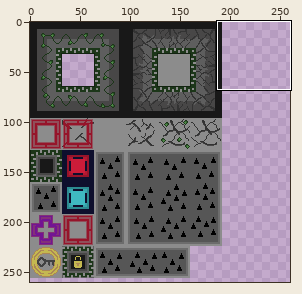
Two versions of one sprite sheet, assets/tileset.png. The picture above shows the old version from afar; the outline marks the close-up.
Close-up. First the earlier version:
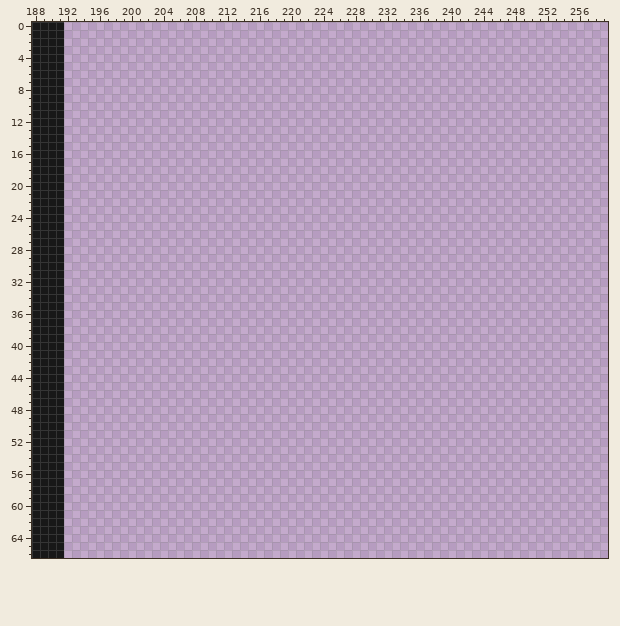
The file is 320x320 pixels. Colours within 5 levels of each other are drawn and written as one. Shown: x 188..259, y 0..66. The wide view leaves out empty margins. The commit also changed other parts of the picture, which this record leaves out.
Now the later version:
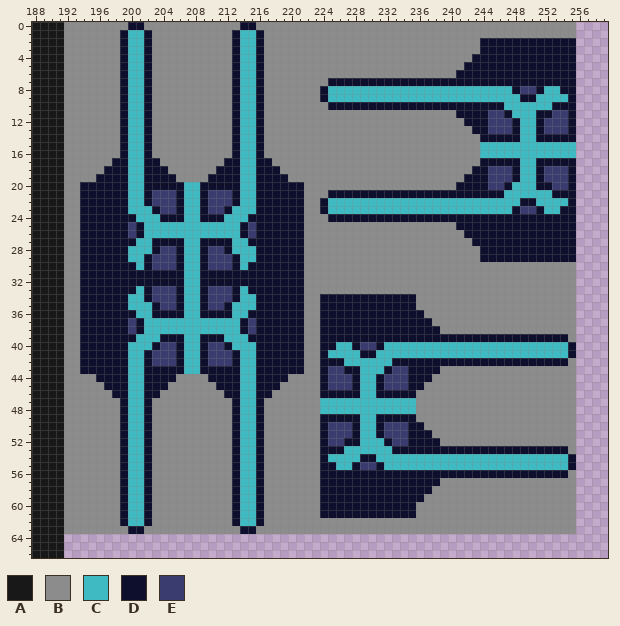
Palette (. is transparent): A #181818  B #8c8c8c  C #3fbac2  D #0e0f2d  E #3a3c70
Change:
Changed rows in their new state; - is an unchanged pixel.
first column x 192:
 0 BBBBBBBBDDBBBBBBBBBBBBDDBBBBBBBBBBBBBBBBBBBBBBBBBBBBBBBBBBBBBBBB
 1 BBBBBBBDCCDBBBBBBBBBBDCCDBBBBBBBBBBBBBBBBBBBBBBBBBBBBBBBBBBBBBBB
 2 BBBBBBBDCCDBBBBBBBBBBDCCDBBBBBBBBBBBBBBBBBBBBBBBBBBBDDDDDDDDDDDD
 3 BBBBBBBDCCDBBBBBBBBBBDCCDBBBBBBBBBBBBBBBBBBBBBBBBBBBDDDDDDDDDDDD
 4 BBBBBBBDCCDBBBBBBBBBBDCCDBBBBBBBBBBBBBBBBBBBBBBBBBBDDDDDDDDDDDDD
 5 BBBBBBBDCCDBBBBBBBBBBDCCDBBBBBBBBBBBBBBBBBBBBBBBBBDDDDDDDDDDDDDD
 6 BBBBBBBDCCDBBBBBBBBBBDCCDBBBBBBBBBBBBBBBBBBBBBBBBDDDDDDDDDDDDDDD
 7 BBBBBBBDCCDBBBBBBBBBBDCCDBBBBBBBBDDDDDDDDDDDDDDDDDDDDDDDDDDDDDDD
 8 BBBBBBBDCCDBBBBBBBBBBDCCDBBBBBBBDCCCCCCCCCCCCCCCCCCCCCCCDEEDCCDD
 9 BBBBBBBDCCDBBBBBBBBBBDCCDBBBBBBBDCCCCCCCCCCCCCCCCCCCCCCCCDDCCCCD
10 BBBBBBBDCCDBBBBBBBBBBDCCDBBBBBBBBDDDDDDDDDDDDDDDDDDDDDDCCCCCCDDD
11 BBBBBBBDCCDBBBBBBBBBBDCCDBBBBBBBBBBBBBBBBBBBBBBBBDDDDEEDCCCDDEED
12 BBBBBBBDCCDBBBBBBBBBBDCCDBBBBBBBBBBBBBBBBBBBBBBBBBDDDEEEDCCDEEED
13 BBBBBBBDCCDBBBBBBBBBBDCCDBBBBBBBBBBBBBBBBBBBBBBBBBBDDEEEDCCDEEED
14 BBBBBBBDCCDBBBBBBBBBBDCCDBBBBBBBBBBBBBBBBBBBBBBBBBBBDDDDDCCDDDDD
15 BBBBBBBDCCDBBBBBBBBBBDCCDBBBBBBBBBBBBBBBBBBBBBBBBBBBCCCCCCCCCCCC
16 BBBBBBBDCCDBBBBBBBBBBDCCDBBBBBBBBBBBBBBBBBBBBBBBBBBBCCCCCCCCCCCC
17 BBBBBBDDCCDDBBBBBBBBDDCCDDBBBBBBBBBBBBBBBBBBBBBBBBBBDDDDDCCDDDDD
18 BBBBBDDDCCDDDBBBBBBDDDCCDDDBBBBBBBBBBBBBBBBBBBBBBBBDDEEEDCCDEEED
19 BBBBDDDDCCDDDDBBBBDDDDCCDDDDBBBBBBBBBBBBBBBBBBBBBBDDDEEEDCCDEEED
20 BBDDDDDDCCDDDDDCCDDDDDCCDDDDDDBBBBBBBBBBBBBBBBBBBDDDDEEDCCCDDEED
21 BBDDDDDDCCDEEEDCCDEEEDCCDDDDDDBBBDDDDDDDDDDDDDDDDDDDDDDCCCCCCDDD
22 BBDDDDDDCCDEEEDCCDEEEDCCDDDDDDBBDCCCCCCCCCCCCCCCCCCCCCCCCDDCCCCD
23 BBDDDDDDCCCDEEDCCDEEDCCCDDDDDDBBDCCCCCCCCCCCCCCCCCCCCCCCDEEDCCDD
24 BBDDDDDDDCCCDDDCCDDDCCCDDDDDDDBBBDDDDDDDDDDDDDDDDDDDDDDDDDDDDDDD
25 BBDDDDDDEDCCCCCCCCCCCCDEDDDDDDBBBBBBBBBBBBBBBBBBBDDDDDDDDDDDDDDD
26 BBDDDDDDEDCCCCCCCCCCCCDEDDDDDDBBBBBBBBBBBBBBBBBBBBDDDDDDDDDDDDDD
27 BBDDDDDDDCCDDDDCCDDDDCCDDDDDDDBBBBBBBBBBBBBBBBBBBBBDDDDDDDDDDDDD
28 BBDDDDDDCCCDEEDCCDEEDCCCDDDDDDBBBBBBBBBBBBBBBBBBBBBBDDDDDDDDDDDD
29 BBDDDDDDCCDEEEDCCDEEEDCCDDDDDDBBBBBBBBBBBBBBBBBBBBBBDDDDDDDDDDDD
30 BBDDDDDDDCDEEEDCCDEEEDCDDDDDDDBBBBBBBBBBBBBBBBBBBBBBBBBBBBBBBBBB
31 BBDDDDDDDDDDDDDCCDDDDDDDDDDDDDBBBBBBBBBBBBBBBBBBBBBBBBBBBBBBBBBB
32 BBDDDDDDDDDDDDDCCDDDDDDDDDDDDDBBBBBBBBBBBBBBBBBBBBBBBBBBBBBBBBBB
33 BBDDDDDDDCDEEEDCCDEEEDCDDDDDDDBBBBBBBBBBBBBBBBBBBBBBBBBBBBBBBBBB
34 BBDDDDDDCCDEEEDCCDEEEDCCDDDDDDBBDDDDDDDDDDDDBBBBBBBBBBBBBBBBBBBB
35 BBDDDDDDCCCDEEDCCDEEDCCCDDDDDDBBDDDDDDDDDDDDBBBBBBBBBBBBBBBBBBBB
36 BBDDDDDDDCCDDDDCCDDDDCCDDDDDDDBBDDDDDDDDDDDDDBBBBBBBBBBBBBBBBBBB
37 BBDDDDDDEDCCCCCCCCCCCCDEDDDDDDBBDDDDDDDDDDDDDDBBBBBBBBBBBBBBBBBB
38 BBDDDDDDEDCCCCCCCCCCCCDEDDDDDDBBDDDDDDDDDDDDDDDBBBBBBBBBBBBBBBBB
39 BBDDDDDDDCCCDDDCCDDDCCCDDDDDDDBBDDDDDDDDDDDDDDDDDDDDDDDDDDDDDDDB
40 BBDDDDDDCCCDEEDCCDEEDCCCDDDDDDBBDDCCDEEDCCCCCCCCCCCCCCCCCCCCCCCD
41 BBDDDDDDCCDEEEDCCDEEEDCCDDDDDDBBDCCCCDDCCCCCCCCCCCCCCCCCCCCCCCCD
42 BBDDDDDDCCDEEEDCCDEEEDCCDDDDDDBBDDDCCCCCCDDDDDDDDDDDDDDDDDDDDDDB
43 BBDDDDDDCCDDDDDCCDDDDDCCDDDDDDBBDEEDDCCCDEEDDDDBBBBBBBBBBBBBBBBB
44 BBBBDDDDCCDDDDBBBBDDDDCCDDDDBBBBDEEEDCCDEEEDDDBBBBBBBBBBBBBBBBBB
45 BBBBBDDDCCDDDBBBBBBDDDCCDDDBBBBBDEEEDCCDEEEDDBBBBBBBBBBBBBBBBBBB
46 BBBBBBDDCCDDBBBBBBBBDDCCDDBBBBBBDDDDDCCDDDDDBBBBBBBBBBBBBBBBBBBB
47 BBBBBBBDCCDBBBBBBBBBBDCCDBBBBBBBCCCCCCCCCCCCBBBBBBBBBBBBBBBBBBBB
48 BBBBBBBDCCDBBBBBBBBBBDCCDBBBBBBBCCCCCCCCCCCCBBBBBBBBBBBBBBBBBBBB
49 BBBBBBBDCCDBBBBBBBBBBDCCDBBBBBBBDDDDDCCDDDDDBBBBBBBBBBBBBBBBBBBB
50 BBBBBBBDCCDBBBBBBBBBBDCCDBBBBBBBDEEEDCCDEEEDDBBBBBBBBBBBBBBBBBBB
51 BBBBBBBDCCDBBBBBBBBBBDCCDBBBBBBBDEEEDCCDEEEDDDBBBBBBBBBBBBBBBBBB
52 BBBBBBBDCCDBBBBBBBBBBDCCDBBBBBBBDEEDDCCCDEEDDDDBBBBBBBBBBBBBBBBB
53 BBBBBBBDCCDBBBBBBBBBBDCCDBBBBBBBDDDCCCCCCDDDDDDDDDDDDDDDDDDDDDDB
54 BBBBBBBDCCDBBBBBBBBBBDCCDBBBBBBBDCCCCDDCCCCCCCCCCCCCCCCCCCCCCCCD
55 BBBBBBBDCCDBBBBBBBBBBDCCDBBBBBBBDDCCDEEDCCCCCCCCCCCCCCCCCCCCCCCD
56 BBBBBBBDCCDBBBBBBBBBBDCCDBBBBBBBDDDDDDDDDDDDDDDDDDDDDDDDDDDDDDDB
57 BBBBBBBDCCDBBBBBBBBBBDCCDBBBBBBBDDDDDDDDDDDDDDDBBBBBBBBBBBBBBBBB
58 BBBBBBBDCCDBBBBBBBBBBDCCDBBBBBBBDDDDDDDDDDDDDDBBBBBBBBBBBBBBBBBB
59 BBBBBBBDCCDBBBBBBBBBBDCCDBBBBBBBDDDDDDDDDDDDDBBBBBBBBBBBBBBBBBBB
60 BBBBBBBDCCDBBBBBBBBBBDCCDBBBBBBBDDDDDDDDDDDDBBBBBBBBBBBBBBBBBBBB
61 BBBBBBBDCCDBBBBBBBBBBDCCDBBBBBBBDDDDDDDDDDDDBBBBBBBBBBBBBBBBBBBB
62 BBBBBBBDCCDBBBBBBBBBBDCCDBBBBBBBBBBBBBBBBBBBBBBBBBBBBBBBBBBBBBBB
63 BBBBBBBBDDBBBBBBBBBBBBDDBBBBBBBBBBBBBBBBBBBBBBBBBBBBBBBBBBBBBBBB
Changed places in both close-ups, as pixel boxes (x1, y1, x2, y2):
added: (64, 22, 576, 534)
